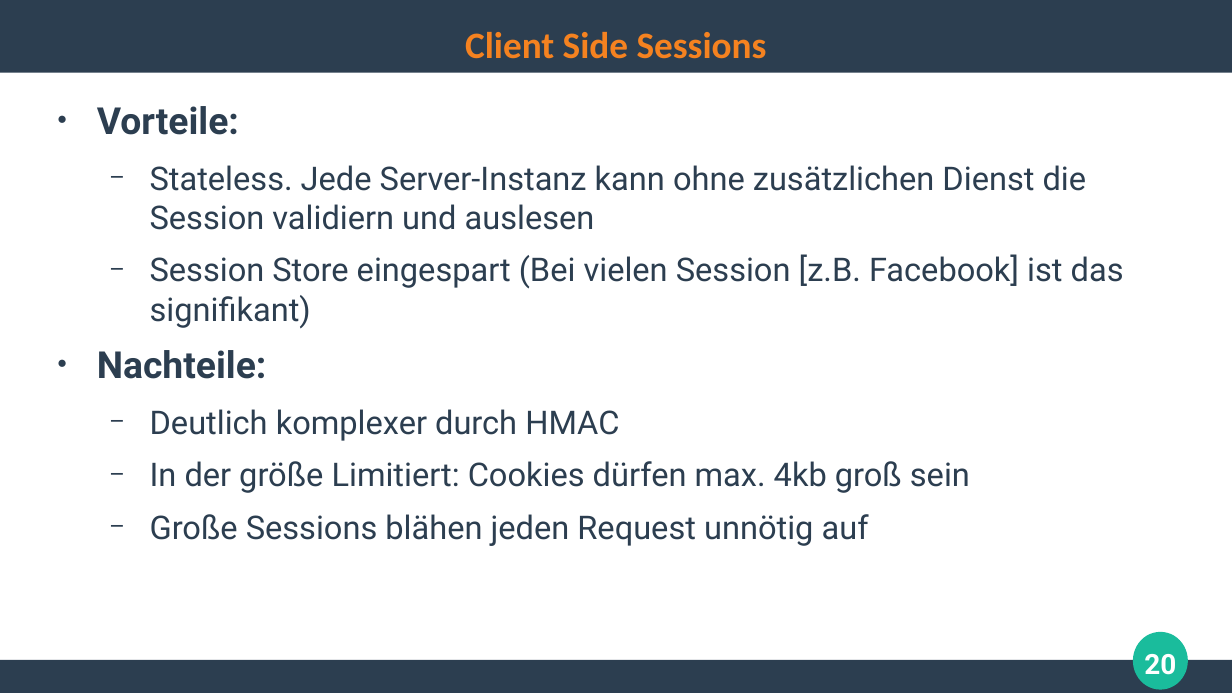
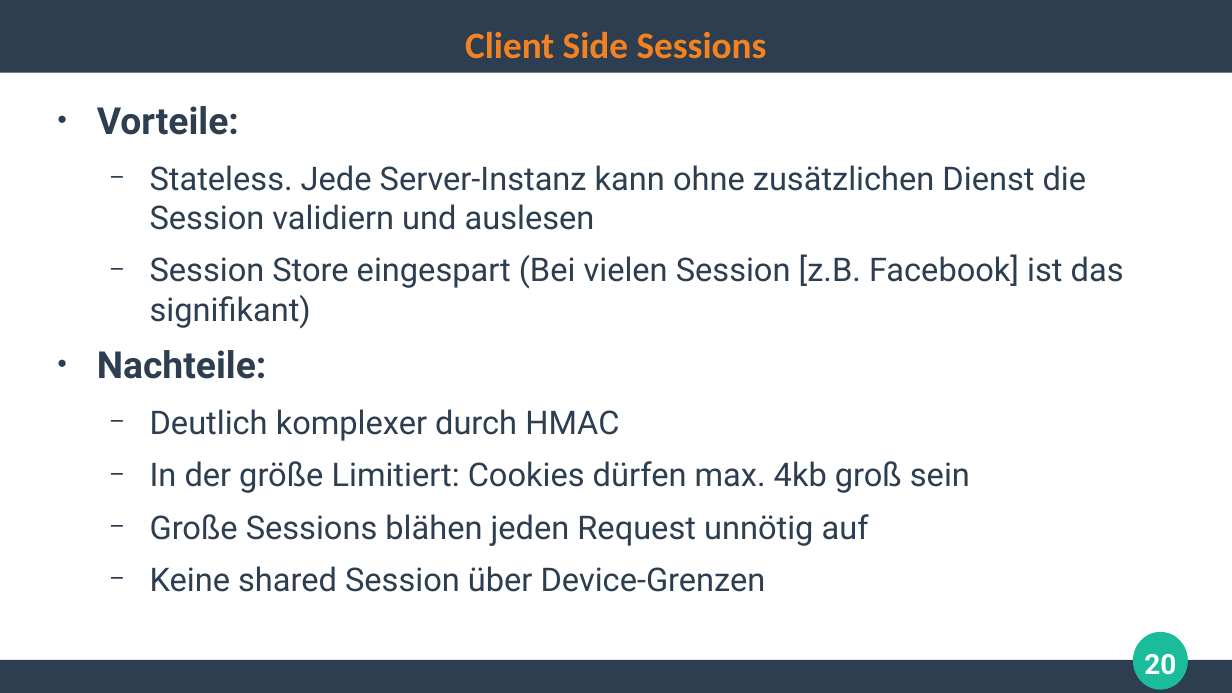
Before and after one commit to ghandmann/HS-AlbSig-WebAnwendungen2, a slide deck: slide 20 of Kapitel/07_Authentication.odp. Drawn at 1232x693 pixels with LibreOffice and Linux fonts; fonts in the diff are those of the drawing. Boxes give left, top, right and bottom in pixels: in the first picture for what was removed or moved away, otherwise in the second. Text is boxed around its words. In the diff, an @@ line names an element or a change of style, - is before the commit and + after.

Commit message:
mention cross-device sessions

```diff
--- a/Kapitel/07_Authentication.odp
+++ b/Kapitel/07_Authentication.odp
@@ text at (x1=150, y1=566, x2=766, y2=592): paragraph added @@
+  − Keine shared Session über Device-Grenzen
```
